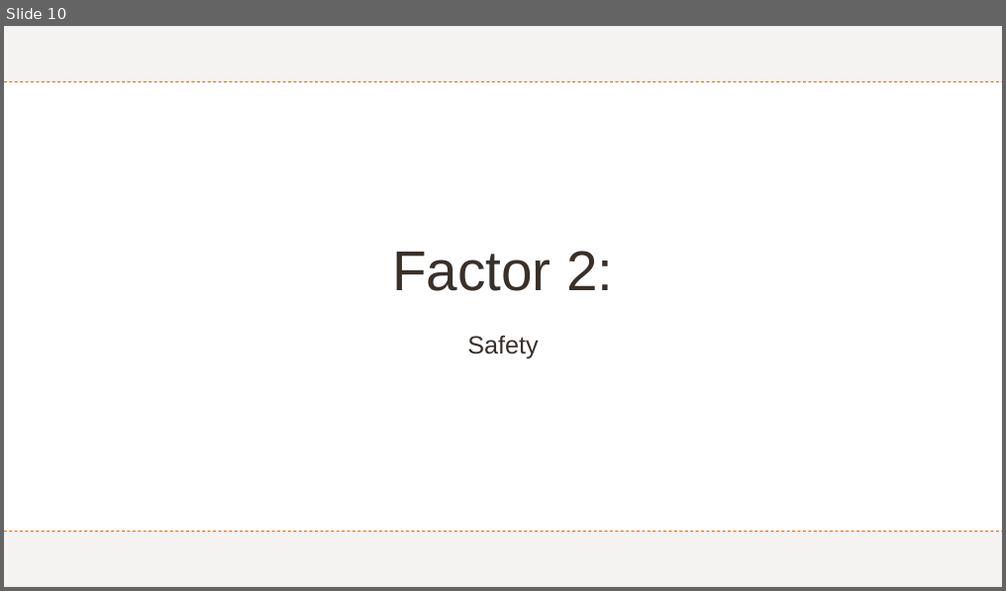
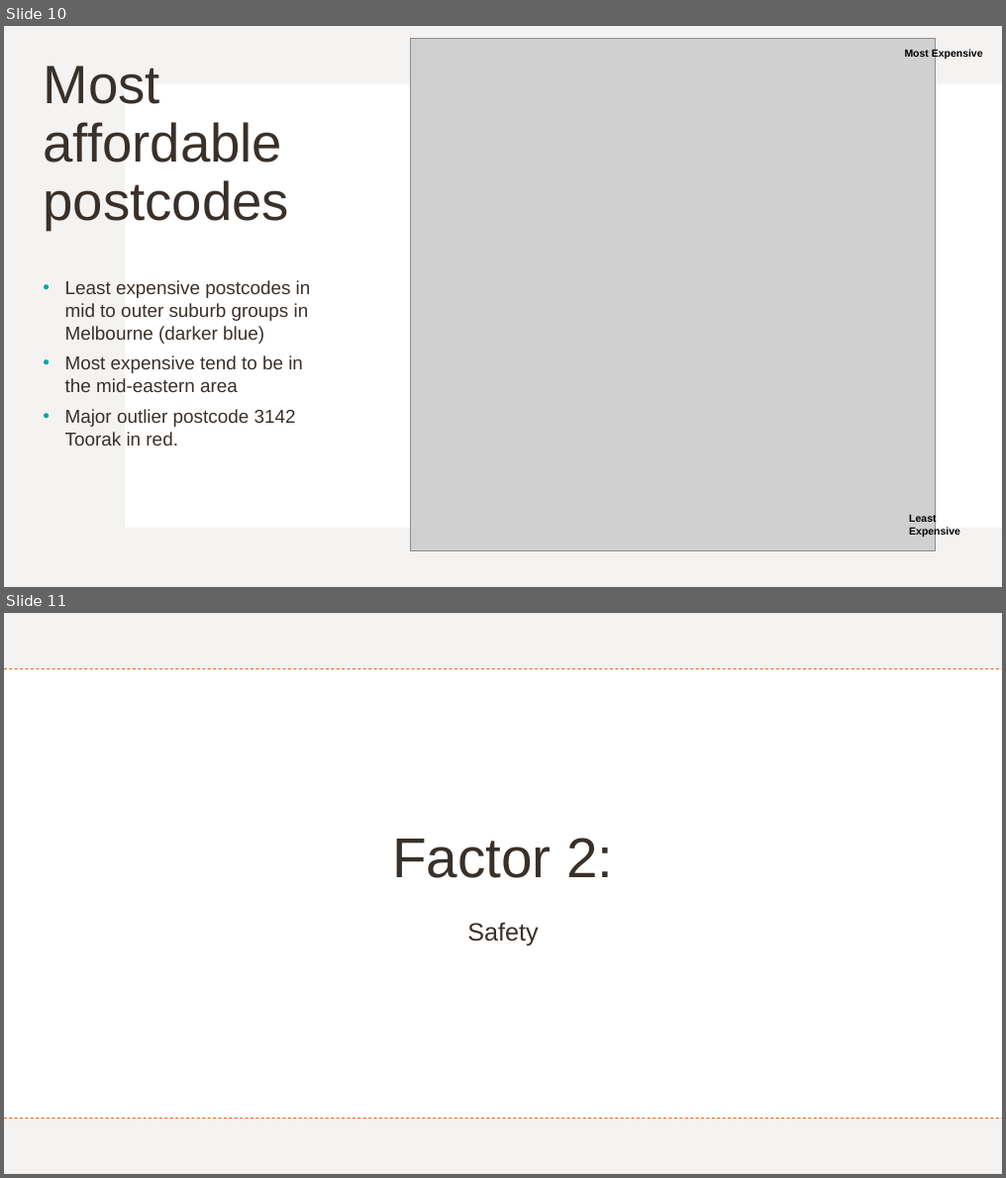
Before and after one commit to Kakhai1/bootcamp_project, a slide deck: Project 1 - Group 6 Slides_KT.pptx. Shown one above the other, each under a label of ours: slide 10 before the commit, slides 10 and 11 after it. The pictures are 1006x591 and 1006x1178 pixels, drawn with LibreOffice and Linux fonts; fonts in the diff are those of the drawing; grey boxes stand for pictures. Boxes give left, top, right and bottom in pixels: in the first picture for what was removed or moved away, otherwise in the second. Text is boxed around its words. In the diff, an @@ line names an element or a change of style, - is before the commit and + after.

```diff
--- a/Project 1 - Group 6 Slides_KT.pptx
+++ b/Project 1 - Group 6 Slides_KT.pptx
@@ slide 10 added at (4,26,1002,587), background #FFFFFF; not listed: 2 template elements that a slide beside it also shows @@
@@ picture added at (411,39,936,552) @@
@@ text added at (905,49,983,60), 10 pt, text #000000, bold @@
+Most Expensive
@@ text added at (44,66,290,230), 52 pt, text #39302A @@
+Most affordable postcodes
@@ text added at (65,280,311,446), 18 pt, text #39302A @@
+• Least expensive postcodes in mid to outer suburb groups in Melbourne (darker blue)
+• Most expensive tend to be in the mid-eastern area
+• Major outlier postcode 3142 Toorak in red.
@@ text added at (909,514,960,538), 10 pt, text #000000, bold @@
+Least Expensive
@@ what was slide 10 is now slide 11 @@
```
Also in this commit, not shown: 2 slides changed, 1 other slide added, 1 slide removed, 3 other files.
